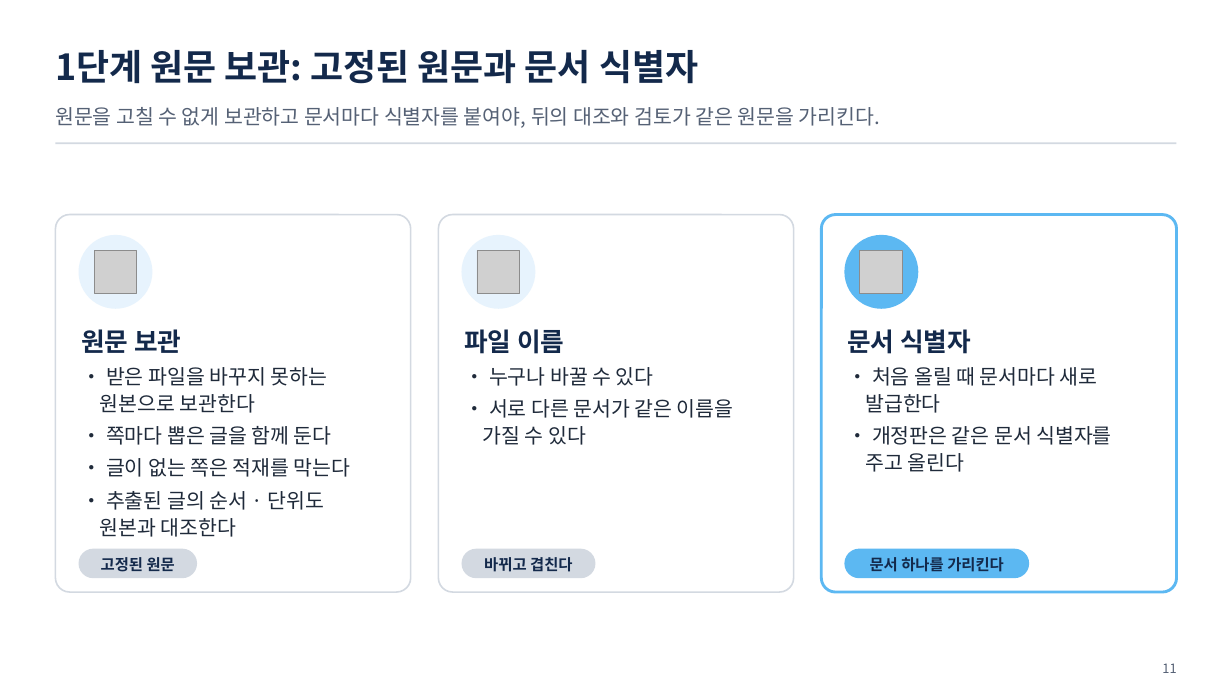
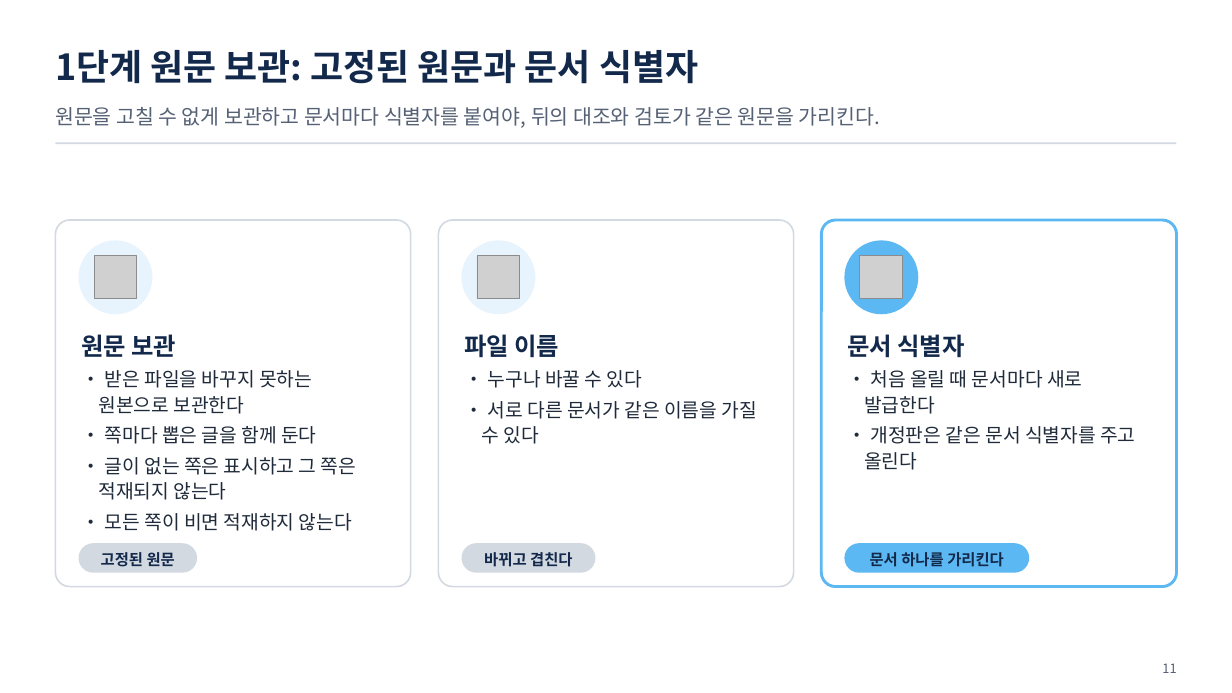
Before and after one commit to uengine-oss/hyd-iot-edu, a slide deck: slide 11 of 산출물/통합반/이론/04회차/통합반_04일차.pptx. Drawn at 1232x693 pixels with LibreOffice and Linux fonts; fonts in the diff are those of the drawing; grey boxes stand for pictures. Boxes give left, top, right and bottom in pixels: in the first picture for what was removed or moved away, otherwise in the second. Text is boxed around its words. In the diff, an @@ line names an element or a change of style, - is before the commit and + after.

```diff
--- a/산출물/통합반/이론/04회차/통합반_04일차.pptx
+++ b/산출물/통합반/이론/04회차/통합반_04일차.pptx
@@ rounded rectangle: place and size @@
-rounded rectangle at box(55, 214, 410, 592)
+rounded rectangle at box(55, 220, 410, 587)
@@ rounded rectangle: place and size @@
-rounded rectangle at box(438, 214, 793, 592)
+rounded rectangle at box(438, 220, 793, 587)
@@ rounded rectangle: place and size @@
-rounded rectangle at box(822, 214, 1177, 592)
+rounded rectangle at box(822, 220, 1177, 587)
@@ 3 pictures, 3 ellipses: place and size @@
-3 pictures, 3 ellipses at box(79, 235, 919, 309)
+3 pictures, 3 ellipses at box(79, 240, 919, 314)
@@ text "파일 이름" at box(464, 334, 756, 444): size 20 to 19 pt in "파일 이름"; size 16 to 15 pt in "• 누구나 바꿀 수 있다", "• 서로 다른 문서가 같은 이름을 가질 ..."; indent changed @@
@@ text "문서 식별자" at box(847, 334, 1135, 470): size 20 to 19 pt in "문서 식별자"; size 16 to 15 pt in "• 처음 올릴 때 문서마다 새로 발급한다", "• 개정판은 같은 문서 식별자를 주고 올린다"; indent changed @@
@@ text at box(81, 334, 316, 444): size 20 to 19 pt in "원문 보관"; size 16 to 15 pt in "• 받은 파일을 바꾸지 못하는 원본으로 보관한다", "• 쪽마다 뽑은 글을 함께 둔다"; indent changed @@
@@ text at box(98, 457, 356, 531): text changed; size 16 to 15 pt @@
-• 글이 없는 쪽은 적재를 막는다
-• 추출된 글의 순서 · 단위도 원본과 대조한다
+• 글이 없는 쪽은 표시하고 그 쪽은 적재되지 않는다
+• 모든 쪽이 비면 적재하지 않는다
@@ 3 texts, 3 rounded rectangles: place and size @@
-3 texts, 3 rounded rectangles at box(79, 549, 1030, 579)
+3 texts, 3 rounded rectangles at box(79, 543, 1030, 573)
```
Also in this commit, not shown: 32 other slides changed, 1 slide added, 5 other files.
